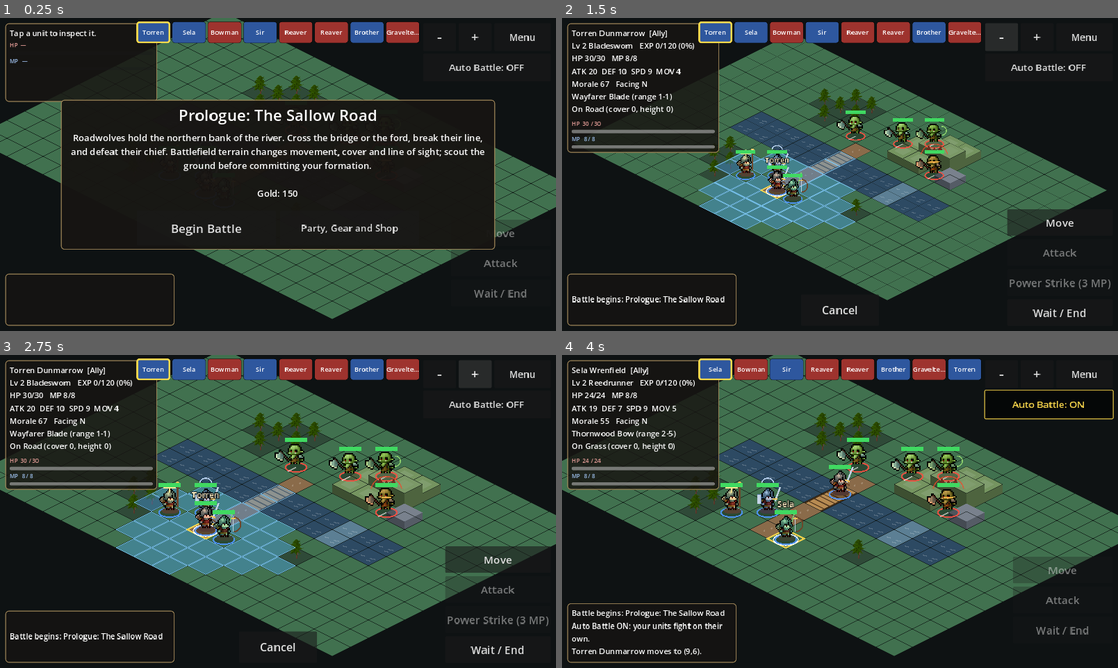
Above: before the commit, frames 1-4 (two rows, left to right).
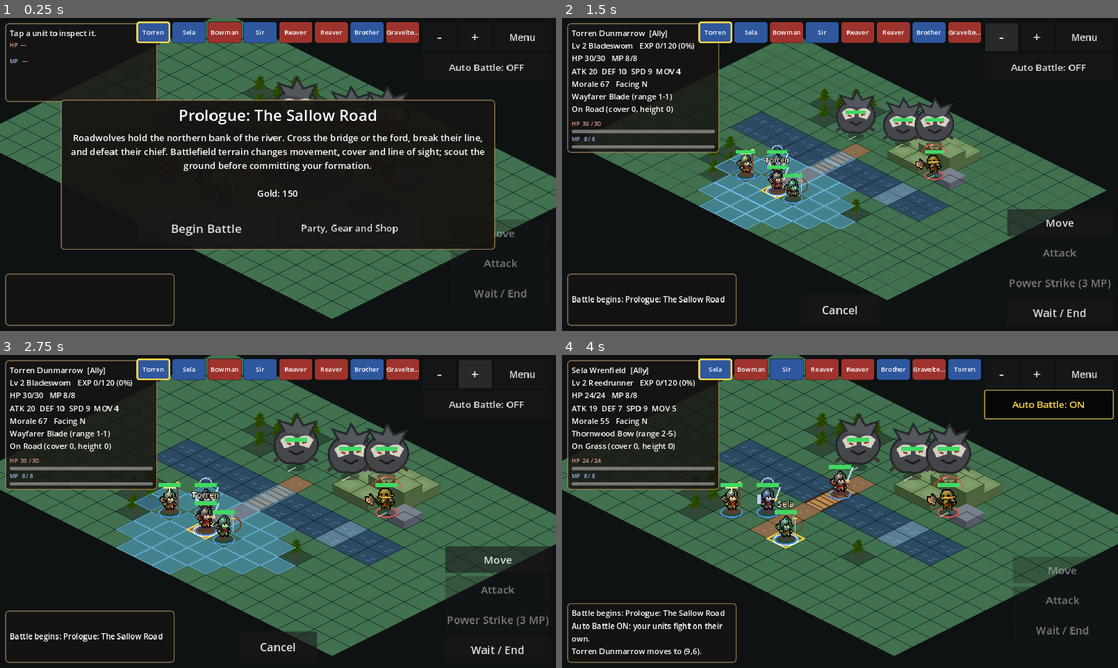
Above: after the commit, the same moments.

Repository: ninjun42215-gif/KindleWake
Game: Godot game, scene res://Main.tscn
The game is run twice, just before and just after one commit, with the same random seed, the same clock (stepped at 60 frames per second) and the same inputs. This scene is started directly instead of the project's main scene.
Inputs (mouse positions are in pixels of both pictures, inside the frame that each line leads up to):
- Up to frame 1 (0.25 s): no input
- Up to frame 2 (1.5 s): click "Begin Battle" at 0.5 s; click "-" at 1.25 s
- Up to frame 3 (2.75 s): click "+" at 2 s
- Up to frame 4 (4 s): click "Auto Battle: OFF" at 2.75 s; move the mouse to (962, 495) at 3.52 s; hold Right (ui_right) from 3.53 s (still down); tap E at 3.6 s; click (962, 495) at 3.67 s

The runs differ from the first frame. In frame 1, 0.5% of the frame differs, in the area x 49-73%, y 18-27%; in frame 2, 1.9%; in frame 3, 2.6%, in the area x 49-74%, y 18-41%; in frame 4, 2.6%.

Commit message:
Give named monsters and bosses distinct battlefield sprites

Diff:
--- a/Kindlewake/scripts/ui/battle_scene.gd
+++ b/Kindlewake/scripts/ui/battle_scene.gd
@@ -1085,6 +1085,26 @@
         draw_string(ThemeDB.fallback_font, p + Vector2(-40, -70), "ROUTED", HORIZONTAL_ALIGNMENT_CENTER, 80, 14, Color(1, 0.6, 0.3))
 
 
+## Static character-atlas identities distinguish named monsters and bosses in tactical encounters.
+func _draw_atlas_enemy(u: BattleUnitScript, p: Vector2, archetype: String, fdir: Vector2) -> bool:
+    var tint: Color = Color.WHITE
+    if archetype == "wraith":
+        tint = Color(0.78, 0.96, 1.0, 0.96)
+    elif archetype == "treant":
+        tint = Color(0.90, 1.0, 0.84, 1.0)
+    elif archetype == "cultist":
+        tint = Color(1.0, 0.88, 0.84, 1.0)
+    if not Art.draw_character(self, archetype, p + Vector2(0, 8), 0.72, tint):
+        return false
+    draw_line(p + Vector2(0, 2), p + Vector2(0, 2) + fdir * 16.0, Color(1, 1, 1, 0.55), 2.0)
+    var ratio: float = clampf(float(u.hp) / float(u.max_hp()), 0.0, 1.0)
+    draw_rect(Rect2(p + Vector2(-20, -50), Vector2(40, 7)), Color(0.1, 0.08, 0.08))
+    draw_rect(Rect2(p + Vector2(-20, -50), Vector2(40.0 * ratio, 7)), Color(0.85, 0.2, 0.2).lerp(Color(0.25, 0.85, 0.38), ratio))
+    _draw_unit_tag(u, p)
+    _draw_status_pips(u, p)
+    return true
+
+
 ## Palette variants make classes and enemy archetypes readable even while the project expands its bespoke sprite sheets.
 func _battle_sprite_tint(u: BattleUnitScript, is_player: bool) -> Color:
     if is_player:
@@ -1189,6 +1209,11 @@
 ## Animated pixel sprite (Tiny RPG Soldier for the player's side, Orc for the enemy). Returns false without the art,
 ## and _draw_unit then falls back to the drawn figure.
 func _draw_unit_sprite(u: BattleUnitScript, p: Vector2, is_player: bool, fdir: Vector2) -> bool:
+    # Named monsters and bosses use distinct original atlas art; other units keep their animated sheets.
+    if not is_player:
+        var identity: String = Art.character_for_enemy(u.character_id, u.display_name)
+        if identity in ["treant", "wraith", "cultist", "skeleton", "direwolf", "goblin", "overlord"]:
+            return _draw_atlas_enemy(u, p, identity, fdir)
     var kind: String = "soldier" if is_player else "orc"
     if Art.unit_sheet(kind, "idle") == null:
         return false
